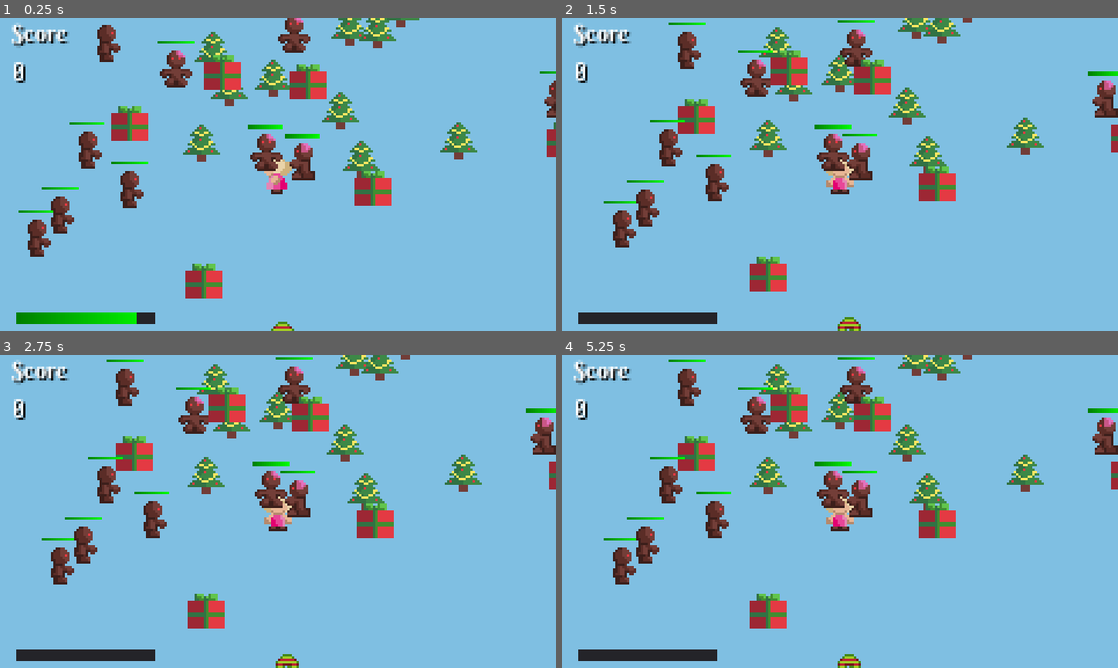
Above: before the commit, frames 1-4 (two rows, left to right).
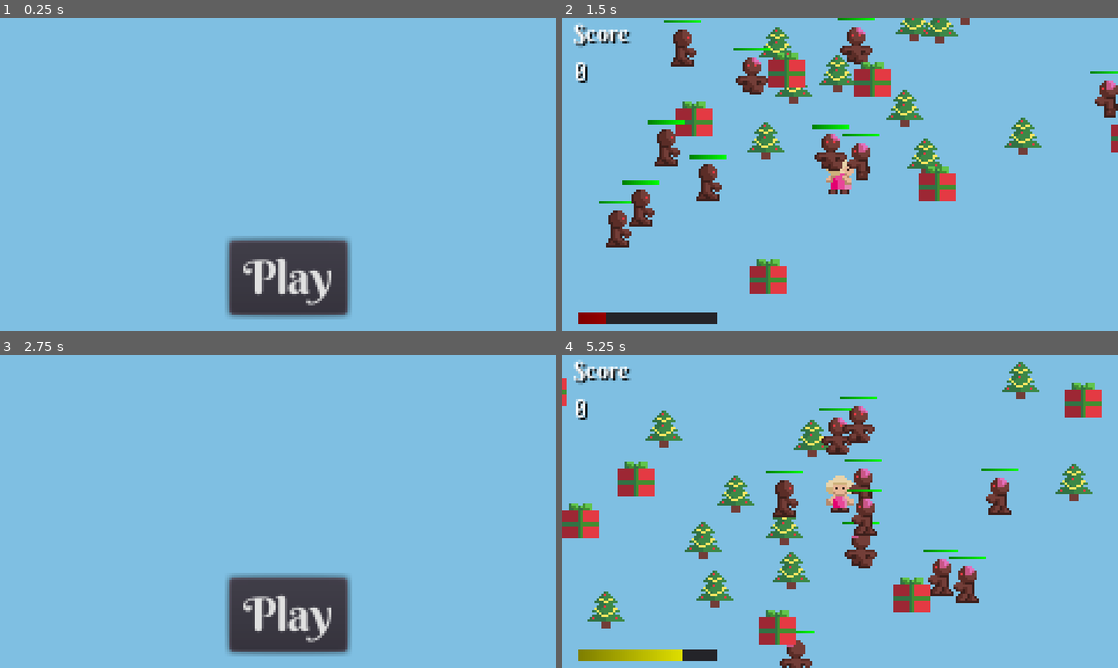
Above: after the commit, the same moments.

Repository: cznrhubarb/feliz-navidead
Game: Godot game, scene res://scn/TitleScreen.tscn
Same seed, same stepped clock (60 frames per second), same inputs: the game is played once before the commit and once after it. Before the commit the project starts from res://scn/TestScene.tscn.
Inputs (mouse positions are in pixels of both pictures, inside the frame that each line leads up to):
- Up to frame 1 (0.25 s): no input
- Up to frame 2 (1.5 s): click (851, 277) at 0.5 s, where only the run after the commit has a clickable "Play"; move the mouse to (962, 158) at 1.27 s; press the mouse at (962, 158) at 1.28 s; hold D (move_right) from 1.28 s (still down)
- Up to frame 3 (2.75 s): release D (move_right) at 2 s; release the mouse at (400, 495) at 2 s; click (278, 611) at 2 s, where only the run after the commit has a clickable "OK I guess..."
- Up to frame 4 (5.25 s): click (851, 614) at 2.75 s, where only the run after the commit has a clickable "Play"; move the mouse to (728, 527) at 3.52 s; hold S (move_down) 3.53-4.28 s; click (728, 527) at 3.6 s; move the mouse to (895, 442) at 4.27 s; press the mouse at (895, 442) at 4.28 s; hold D (move_right) 4.28-5.03 s; move the mouse to (812, 574) at 5.02 s; release the mouse at (812, 574) at 5.03 s; hold W (move_up) from 5.03 s (still down); click (812, 574) at 5.1 s

The runs differ from the first frame. In frame 1, 19% of the frame differs, in the area x 2-100%, y 0-100%; in frame 2, 6.3%; in frame 3, 19%; in frame 4, 22%, in the area x 0-100%, y 0-100%.

Commit message:
Added skeleton title and death screen. Fixed CurseBag bug.

Diff:
--- a/project.godot
+++ b/project.godot
@@ -16,7 +16,7 @@
 [application]
 
 config/name="santaria"
-run/main_scene="res://scn/TestScene.tscn"
+run/main_scene="res://scn/TitleScreen.tscn"
 
 [display]
 
--- /dev/null
+++ b/scn/DeadScreen.tscn
@@ -0,0 +1,54 @@
+[gd_scene load_steps=7 format=2]
+
+[ext_resource path="res://src/DeadScreen.gd" type="Script" id=1]
+[ext_resource path="res://UI/fonts/BerkshireSwash-Regular.ttf" type="DynamicFontData" id=2]
+[ext_resource path="res://UI/fonts/Bahianita-Regular.ttf" type="DynamicFontData" id=3]
+
+[sub_resource type="DynamicFont" id=1]
+size = 20
+font_data = ExtResource( 2 )
+
+[sub_resource type="DynamicFont" id=2]
+size = 22
+font_data = ExtResource( 2 )
+
+[sub_resource type="DynamicFont" id=3]
+size = 20
+extra_spacing_char = 1
+font_data = ExtResource( 3 )
+
+[node name="DeadScreen" type="Node"]
+pause_mode = 2
+script = ExtResource( 1 )
+
+[node name="Panel" type="Panel" parent="."]
+modulate = Color( 0.176471, 0.176471, 0.176471, 0.682353 )
+margin_right = 240.0
+margin_bottom = 135.0
+
+[node name="PlayButton" type="Button" parent="."]
+margin_left = 56.175
+margin_top = 94.4729
+margin_right = 182.175
+margin_bottom = 126.473
+custom_fonts/font = SubResource( 1 )
+text = "OK I guess..."
+
+[node name="Label" type="Label" parent="."]
+margin_right = 240.0
+margin_bottom = 41.0
+custom_fonts/font = SubResource( 2 )
+custom_colors/font_color = Color( 0.635294, 0.0588235, 0.0588235, 1 )
+text = "You Died."
+align = 1
+valign = 1
+
+[node name="Label2" type="Label" parent="."]
+margin_top = 38.0
+margin_right = 240.0
+margin_bottom = 52.0
+custom_fonts/font = SubResource( 3 )
+custom_colors/font_color = Color( 0.596078, 0.596078, 0.596078, 1 )
+text = "Better luck in your next life."
+align = 1
+[connection signal="pressed" from="PlayButton" to="." method="_on_PlayButton_pressed"]
--- a/scn/TestScene.tscn
+++ b/scn/TestScene.tscn
@@ -7,7 +7,6 @@
 [ext_resource path="res://scn/Gift.tscn" type="PackedScene" id=5]
 [ext_resource path="res://src/GiftFactory.gd" type="Script" id=6]
 [ext_resource path="res://UI/GameHud.tscn" type="PackedScene" id=7]
-[ext_resource path="res://scn/Pickup.tscn" type="PackedScene" id=8]
 
 [node name="TestScene" type="Node2D"]
 
@@ -31,6 +30,3 @@
 script = ExtResource( 6 )
 
 [node name="GameHud" parent="." instance=ExtResource( 7 )]
-
-[node name="Pickup" parent="." instance=ExtResource( 8 )]
-position = Vector2( 109.876, 145.026 )
--- /dev/null
+++ b/scn/TitleScreen.tscn
@@ -0,0 +1,21 @@
+[gd_scene load_steps=4 format=2]
+
+[ext_resource path="res://src/TitleScreen.gd" type="Script" id=1]
+[ext_resource path="res://UI/fonts/BerkshireSwash-Regular.ttf" type="DynamicFontData" id=2]
+
+[sub_resource type="DynamicFont" id=1]
+size = 20
+font_data = ExtResource( 2 )
+
+[node name="TitleScreen" type="Node"]
+pause_mode = 2
+script = ExtResource( 1 )
+
+[node name="PlayButton" type="Button" parent="."]
+margin_left = 98.6019
+margin_top = 96.3176
+margin_right = 149.602
+margin_bottom = 128.318
+custom_fonts/font = SubResource( 1 )
+text = "Play"
+[connection signal="pressed" from="PlayButton" to="." method="_on_PlayButton_pressed"]
--- a/src/Child.gd
+++ b/src/Child.gd
@@ -16,6 +16,8 @@
 var under_penalty = false
 var penalty_delay = 1
 var penalty_timer = penalty_delay
+#hack
+var already_dead = false
 
 func _ready():
 	game_hud = get_node("../../GameHud")
@@ -114,10 +116,11 @@
 		hp_bar.update_health(health)
 	else:
 		print("no HP bar found")
-	if health <= 0:
-		get_tree().paused = true
+	if health <= 0 and not already_dead:
+		already_dead = true
 		print("You have died.")
 		# TODO: VFX
+		get_tree().get_root().find_node("GameHud", true, false).add_child(load("res://scn/DeadScreen.tscn").instance())
 
 func updateAnimation():
 	if is_moving:
--- a/src/CurseBag.gd
+++ b/src/CurseBag.gd
@@ -43,26 +43,26 @@
 			effect = "lose points"
 		},
 		# ================ Completed above this line =====================
-		{
-			key = "locusts",
-			description = "You will suffer from a swarm of locusts.",
-			effect = "crawling bugs on screen"
-		},
-		{
-			key = "enemy_bullets",
-			description = "You will realize turn about is fair play.",
-			effect = "enemies fire bullets now"
-		},
-		{
-			key = "weapon_jams",
-			description = "Your weapons will get you into a sticky situation.",
-			effect = "weapons jam occasionally"
-		},
-		{
-			key = "confetti",
-			description = "You will learn to celebrate the small wins.",
-			effect = "each enemy kill causes a shit ton of confetti to spray out all over the screen"
-		},
+#		{
+#			key = "locusts",
+#			description = "You will suffer from a swarm of locusts.",
+#			effect = "crawling bugs on screen"
+#		},
+#		{
+#			key = "enemy_bullets",
+#			description = "You will realize turn about is fair play.",
+#			effect = "enemies fire bullets now"
+#		},
+#		{
+#			key = "weapon_jams",
+#			description = "Your weapons will get you into a sticky situation.",
+#			effect = "weapons jam occasionally"
+#		},
+#		{
+#			key = "confetti",
+#			description = "You will learn to celebrate the small wins.",
+#			effect = "each enemy kill causes a shit ton of confetti to spray out all over the screen"
+#		},
 #		{
 #			key = "frog_kiss",
 #			description = "You are turned into a frog until you are next kissed.",
@@ -70,13 +70,13 @@
 #		},
 	]
 
-func get_curse(specific_curse_name = "locusts"):
+func get_curse(specific_curse_name = null):
 	if specific_curse_name != null:
 		for curse in curses:
 			if curse.key == specific_curse_name:
 				return curse
 
-	if curses.size():
+	if curses.size() == 0:
 		fill_curse_bag()
 
 	var index = randi() % curses.size()
--- /dev/null
+++ b/src/DeadScreen.gd
@@ -0,0 +1,11 @@
+extends Node
+
+func _ready():
+	get_tree().paused = true
+
+func _on_PlayButton_pressed():
+	print("Pressed obviously")
+	print(get_tree().paused)
+	get_tree().paused = false
+	print(get_tree().paused)
+	get_tree().change_scene("res://scn/TitleScreen.tscn")
--- /dev/null
+++ b/src/TitleScreen.gd
@@ -0,0 +1,4 @@
+extends Node
+
+func _on_PlayButton_pressed():
+	get_tree().change_scene("res://scn/TestScene.tscn")
--- a/src/Tree.gd
+++ b/src/Tree.gd
@@ -1,8 +1,8 @@
 extends StaticBody2D
 
-const start_fade_distance = 150
-const end_fade_distance = 25
-const reappear_distance = 15
+const start_fade_distance = 200
+const end_fade_distance = 30
+const reappear_distance = 13
 var type = "tree"
 var spr
 var child
Not shown: 1 places in scn/TestScene.tscn that only renumber resources
